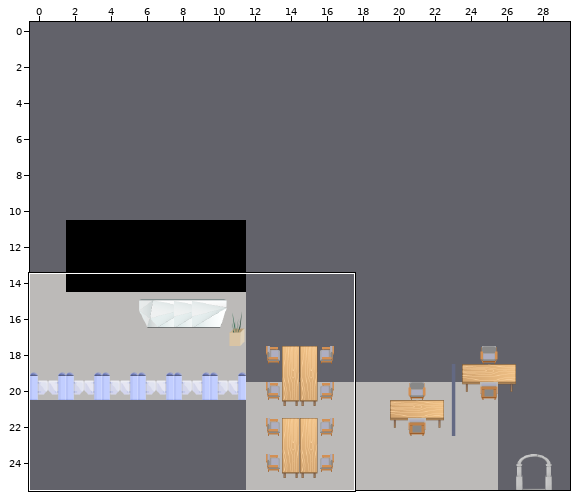
Two states of a Tiled map (JSON), office.tmj. Above: a wide view before the commit, with the close-up outlined.
Close-up. Before the edit:
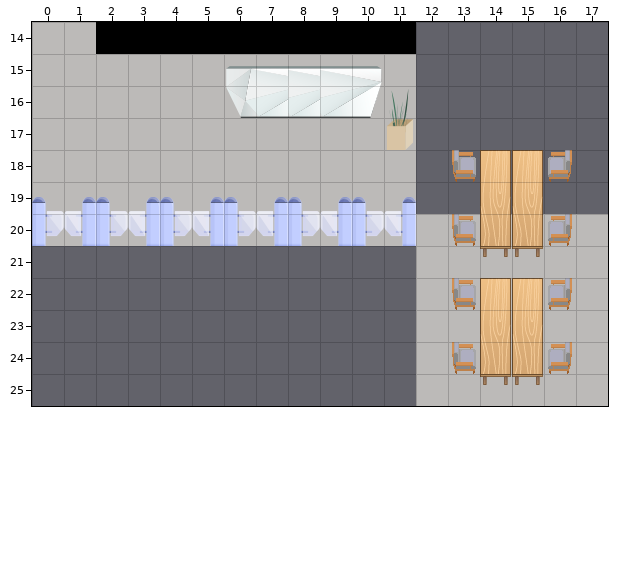
Cells are 32x32 px. Shown: x 0..17, y 14..25. The commit also changed other parts of the map, which this record leaves out.
The result:
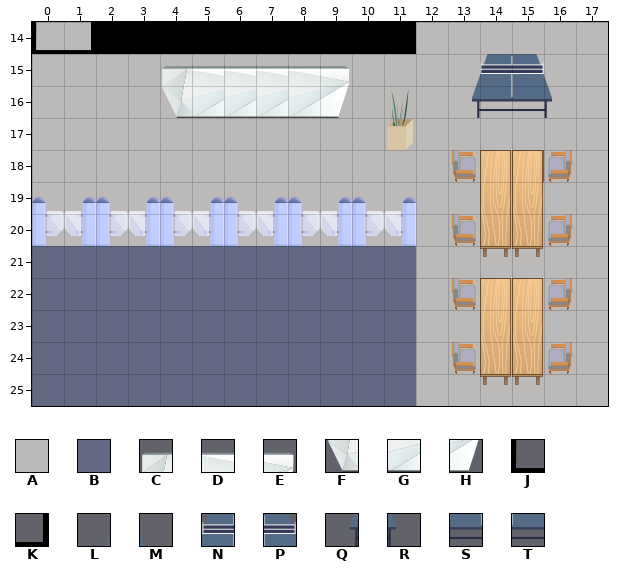
Key: from "Chunk 1": A 0, B 1, C 2, D 3, E 4, F 5, G 6, H 7, J 9, K 10, L 41, M 41 flipped left-right, N 42, P 42 flipped left-right, Q 43, R 43 flipped left-right, S 44, T 44 flipped left-right.
_ is an empty cell.
Change:
Layer "floor":
There is now tile A in rows 14 to 17 at x 12 to 17; in row 18 at x 12 to 14 and 16 to 17; in row 19 at x 12 to 17.
There is now tile B in rows 21 to 25 at x 0 to 11.
Layer "start-el":
There is now tile C in row 15 at x 4.
The edit turns tile C into tile D in row 15 at x 6.
There is now tile D in row 15 at x 5.
The edit turns tile D into tile E in row 15 at x 9.
There is now tile F in row 16 at x 4.
The edit turns tile F into tile G in row 16 at x 6.
There is now tile G in row 16 at x 5.
The edit turns tile G into tile H in row 16 at x 9.
There is now tile J in row 14 at x 0.
There is now tile K in row 14 at x 1.
Tile E is gone in row 15 at x 10.
Tile H is gone in row 16 at x 10.
Layer "start-ShareTableOffice":
There is now tile L in row 15 at x 13.
There is now tile M in row 15 at x 16.
There is now tile N in row 15 at x 14.
There is now tile P in row 15 at x 15.
There is now tile Q in row 16 at x 13.
There is now tile R in row 16 at x 16.
There is now tile S in row 16 at x 14.
There is now tile T in row 16 at x 15.
Where, in picture pixels (left, top, right, bottom), the same in both close-ups:
added: (32, 22, 96, 54)
added: (416, 22, 608, 214)
changed: (162, 66, 256, 118)
changed: (320, 66, 382, 118)
added: (32, 246, 416, 406)
